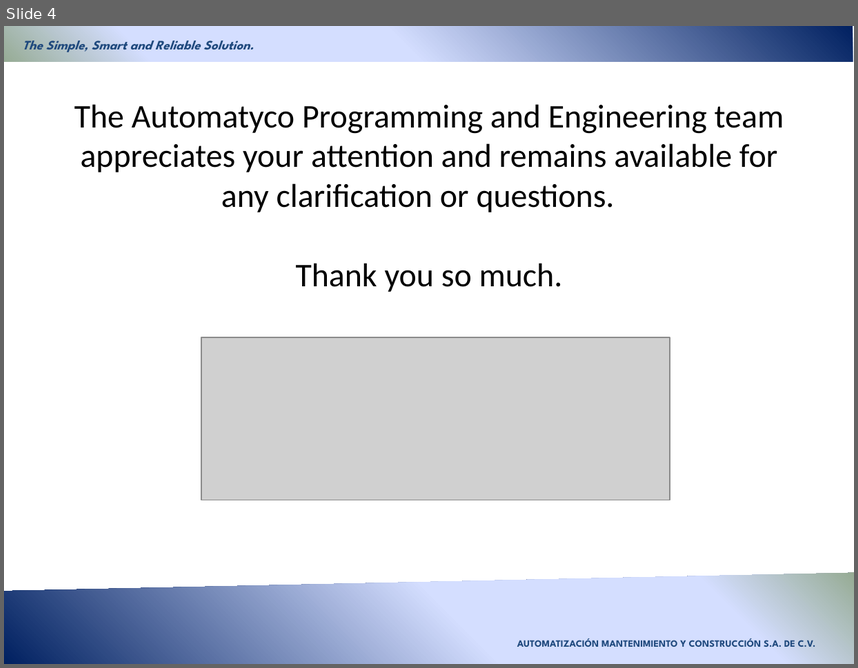
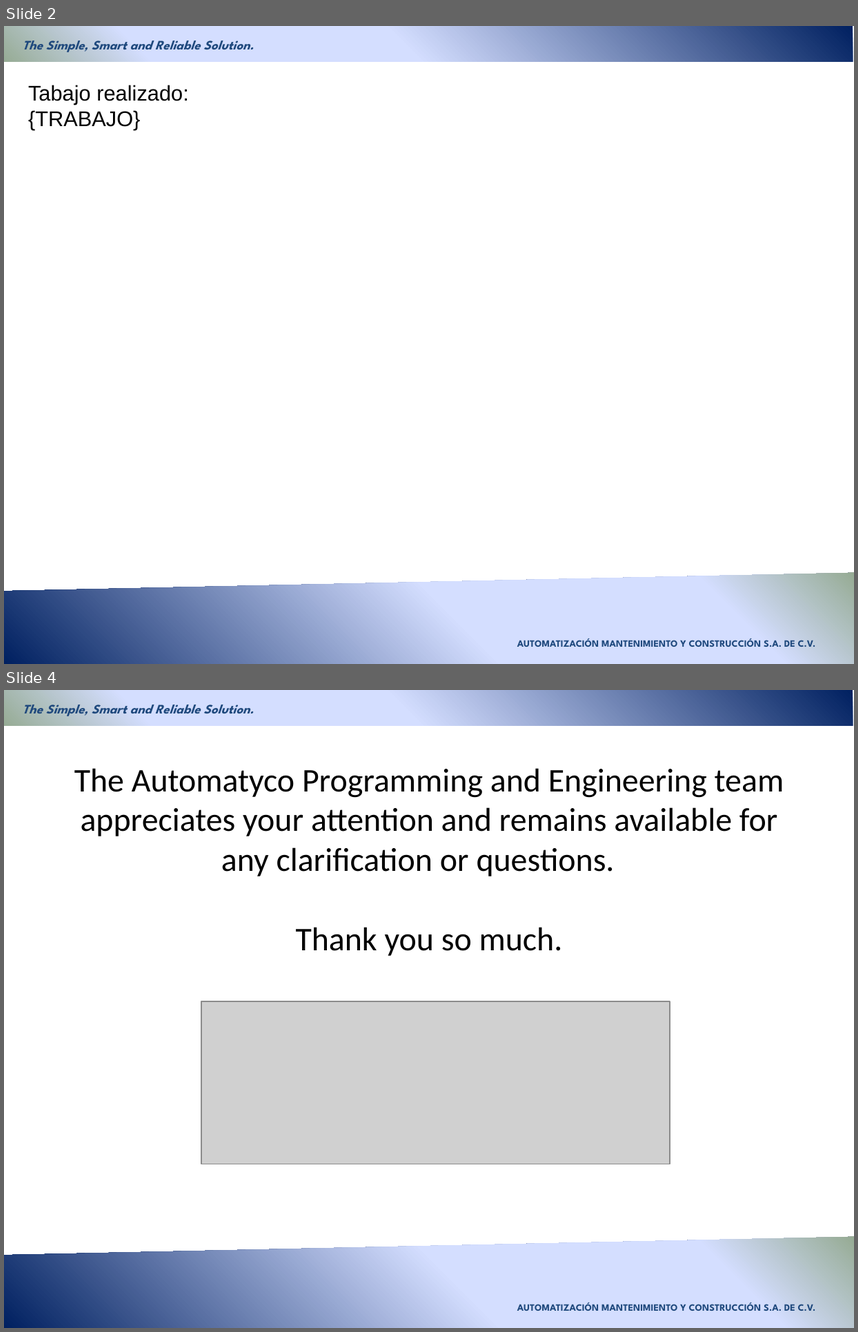
Before and after one commit to mencarnacion-art/Prueba1, a slide deck: Reporte.pptx. Shown one above the other, each under a label of ours: slide 4 before the commit, slides 2 and 4 after it; the slides between them are not shown. The pictures are 858x668 and 858x1332 pixels, drawn with LibreOffice and Linux fonts; fonts in the diff are those of the drawing; grey boxes stand for pictures; background and template pictures are left out. Boxes give left, top, right and bottom in pixels: in the first picture for what was removed or moved away, otherwise in the second. Text is boxed around its words. In the diff, an @@ line names an element or a change of style, - is before the commit and + after.

```diff
--- a/Reporte.pptx
+++ b/Reporte.pptx
@@ slide 2 added at (4, 26, 854, 664), background #FFFFFF; not listed: 4 template elements that a slide beside it also shows @@
@@ text added at (28, 85, 188, 130), 18 pt, text #000000 @@
+Tabajo realizado:
+{TRABAJO}
```
Also in this commit, not shown: 1 slide changed, 1 slide removed.
